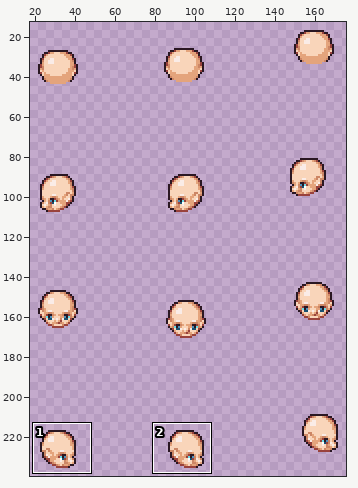
Sprite sheet: Characters/Heads (Adult)/Head 03 - Elderly/Sitting.png. The first picture is a wide view before the edit; the outline marks the close-up.
Close-up. Before the commit:
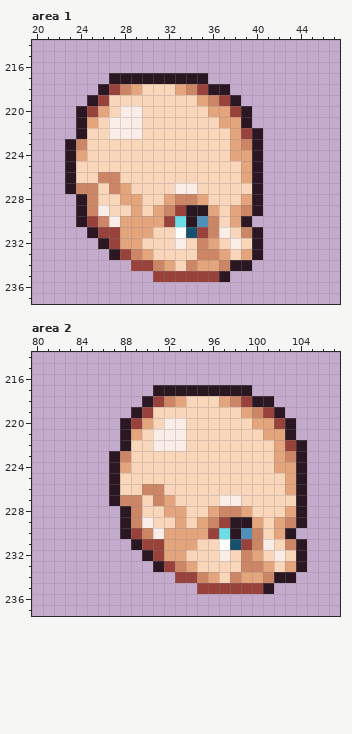
The file is 192x256 pixels. Shown: area 1: x 20..47, y 214..237; area 2: x 80..107, y 214..237. The wide view leaves out empty margins. The commit also changed other parts of the picture, which this record leaves out.
After the commit:
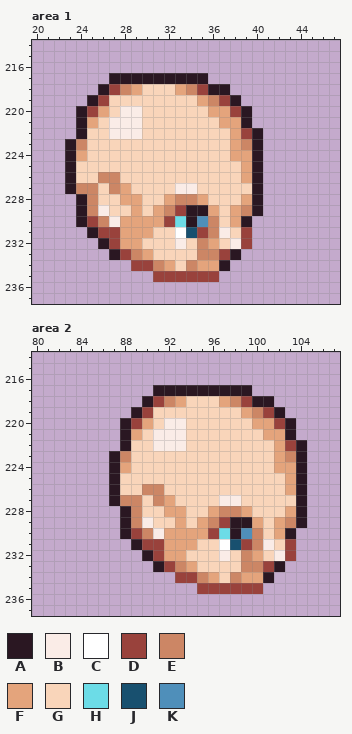
Palette (. is transparent): A #2a1722  B #faece7  C #ffffff  D #99423c  E #cc8665  F #e4a47c  G #f9d5ba  H #6cdce7  J #18506f  K #4f8fba
The exact change:
--- area 1
@@ x 35..42 @@
 230 KEGFA...
-231 DEBGEA..
-232 EFGBGA..
-233 EEFGFA..
-234 FFEAA...
-235 DDA.....
+231 DEBGD...
+232 EFGBD...
+233 EEDA....
+234 FFA.....
+235 DD......
 236 ........
--- area 2
@@ x 99..106 @@
 230 KEGFA...
-231 DEBGEA..
-232 EFGBGA..
-233 EEFGFA..
-234 FFEAA...
-235 DDA.....
+231 DEBGD...
+232 EFGBD...
+233 EEDA....
+234 FFA.....
+235 DD......
 236 ........
